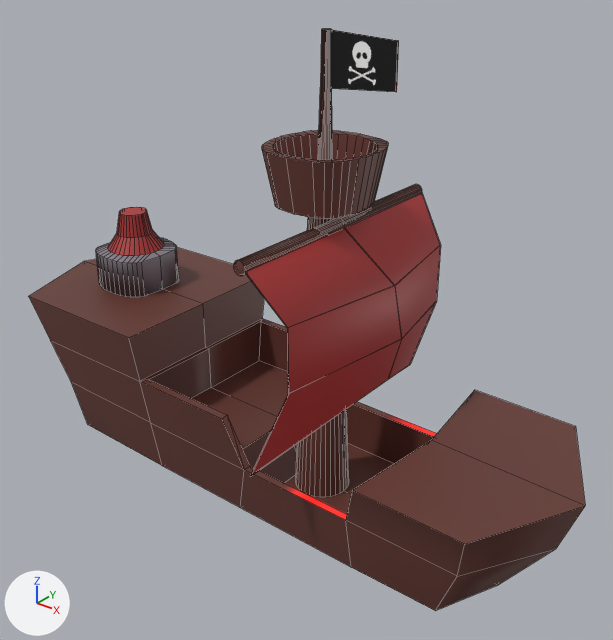
The FBX model Assets/1_Game/Models/pirate_ship/pirate_ship.fbx: old version first, new version second.
Rendered twice from a camera (50 mm lens) standing at (14.3, -18.7, 17.7) and looking at (-0.7, 0.0, 6.1). Arrows for +X, +Y and +Z are at lower left; the lights stay in place. Mesh edges are drawn as thin lines. Where no turn or scale is listed for an object, it has been applied to the vertices.
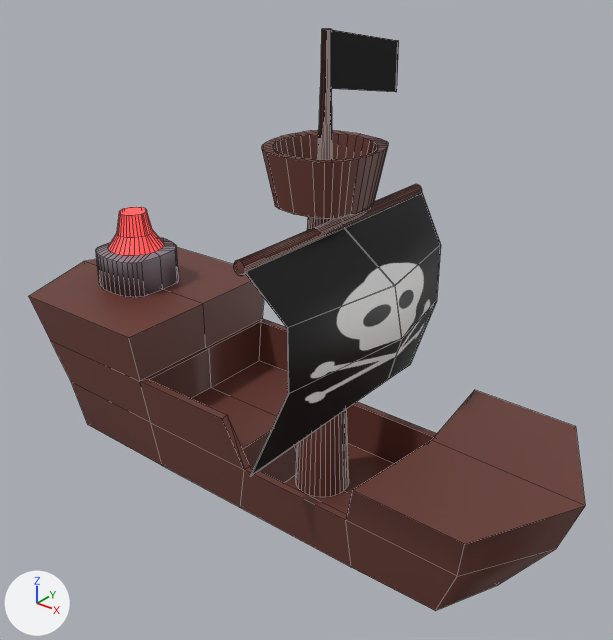
The newer file is also rescaled (x0.302), turned or shifted as a whole; pictures and numbers use the older file's frame.

The change, as a diff of the scene's bpy script:
```diff
--- a/Assets/1_Game/Models/pirate_ship/pirate_ship.fbx.py
+++ b/Assets/1_Game/Models/pirate_ship/pirate_ship.fbx.py
@@ img_pirate_red_light_png @@
+img_pirate_red_light_png = load_image('pirate_red_light.png', 'pirate_red_light.png', 1000, 1000, 'sRGB')
@@ mat_material_001 @@
 n3 = _N.new('ShaderNodeTexImage'); n3.name = 'Image Texture.001'
-n3.image = img_pirate_ship_fbm
+n3.image = img_pirate_red_light_png
 _L.new(n2.outputs[0], n0.inputs[0])  # 'Color' to 'Base Color'
@@ me_cylinder @@
 me_cylinder.from_pydata(...)  # 701 vertices, 588 faces; spans x -12.3..8.2, y -4.2..4.2, z -10.0..5.3
 # used by ob_cylinder; location = (0.51, 0.0, 9.52)
+# me_cylinder part 1: all 20 faces centred in x 0.7..1.7, y -4.0..4.0, z -5.4..-0.7 switch from mat_material_001 to mat_flag (picture img_skull_png)
+# me_cylinder part 2: texture (UV) coordinates of 8 of 588 faces, centred in x 0.7..1.7, y -2.0..2.0, z -4.3..4.6, changed; they spanned u -0.31..1.32, v -0.1..1.1 and now span u -0.07..1.01, v -0.43..1.13
```

Boxes (x1, y1, x2, y2) around the edits, measured in the pictures (613 x 640 px):
'Cylinder', surface changed, recoloured (red to grey): (51, 30, 441, 523) in both
part 1 of me_cylinder, recoloured (brown to grey): (245, 272, 289, 476) in both
part 2 of me_cylinder, surface changed (red to black): (245, 30, 441, 476) in both
